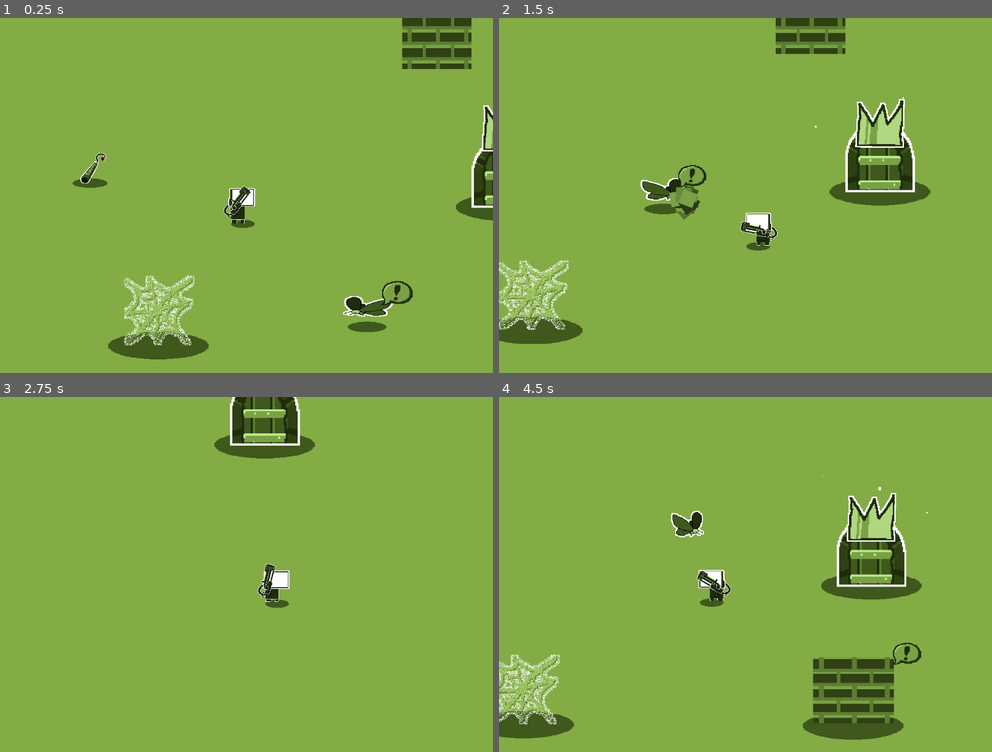
Above: before the commit, frames 1-4 (two rows, left to right).
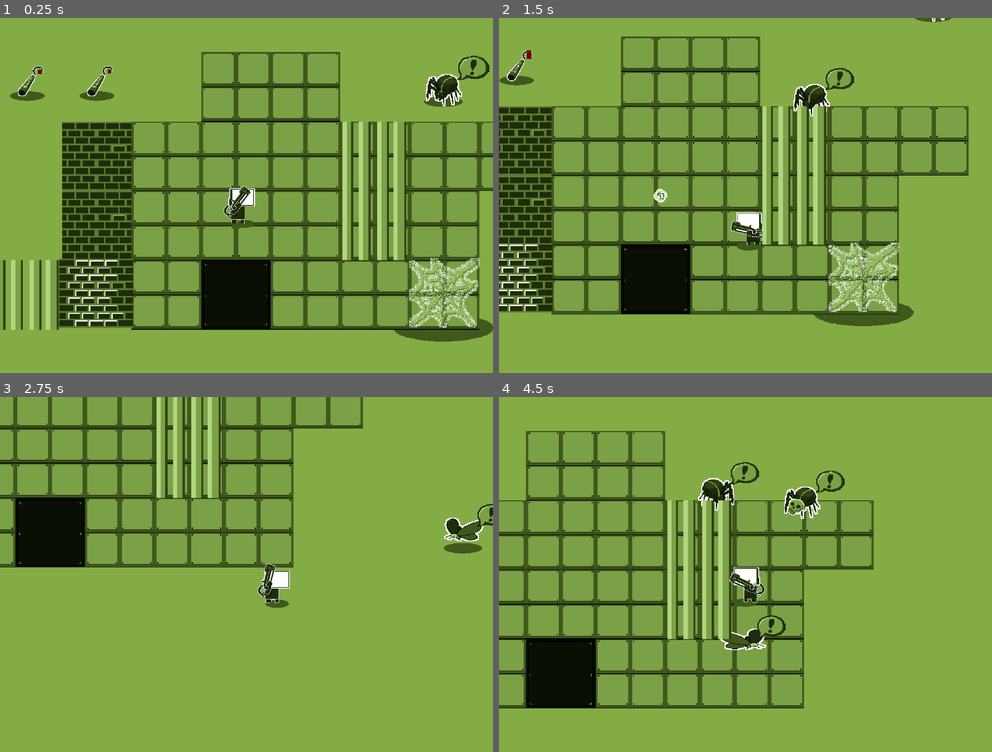
Above: after the commit, the same moments.

Repository: DeadM4nn/DeadmannGame
Game: Godot game, scene res://Levels/GameLevel/lvl_base.tscn
Two runs of this game, one before a commit and one after it. Both use one fixed random seed, a clock stepped at 60 frames per second and the inputs below.
Inputs (mouse positions are in pixels of both pictures, inside the frame that each line leads up to):
- Up to frame 1 (0.25 s): no input
- Up to frame 2 (1.5 s): move the mouse to (853, 177) at 0.52 s; hold Right (ui_right) 0.53-1.28 s; hold Space (Canon) 0.53-1.28 s; move the mouse to (646, 213) at 1.27 s; hold Down (ui_down) from 1.28 s (still down); click (646, 213) at 1.35 s
- Up to frame 3 (2.75 s): move the mouse to (295, 496) at 2.02 s; release Down (ui_down) at 2.03 s; hold Right (ui_right) from 2.03 s (still down); hold Right mouse button (shoot_r) from 2.03 s (still down)
- Up to frame 4 (4.5 s): move the mouse to (720, 645) at 2.77 s; release Right (ui_right) at 2.78 s; release Right mouse button (shoot_r) at 2.78 s; hold Up (ui_up) 2.78-3.53 s; tap Mouse wheel up (zoom_in) at 2.85 s; move the mouse to (893, 627) at 3.52 s; hold Mouse wheel down (zoom_out) 3.53-4.28 s; hold Left (ui_left) from 3.53 s (still down); move the mouse to (597, 521) at 4.27 s; tap Space (Canon) at 4.35 s

The runs differ from the first frame. In frame 1, 33% of the frame differs, in the area x 0-100%, y 0-97%; in frame 2, 31%; in frame 3, 13%; in frame 4, 25%.

Commit message:
Finished Mechanics

Diff:
--- a/Asset/TileSet/Map.tres
+++ b/Asset/TileSet/Map.tres
@@ -1,11 +1,18 @@
-[gd_resource type="TileSet" load_steps=8 format=3 uid="uid://cwao62jnlavpm"]
+[gd_resource type="TileSet" load_steps=18 format=3 uid="uid://cwao62jnlavpm"]
 
 [ext_resource type="PackedScene" uid="uid://yfvcmsf6ldym" path="res://Element/Swappable/base_swappable.tscn" id="1_8vx53"]
+[ext_resource type="PackedScene" uid="uid://73vyr3hsu40v" path="res://Element/MetalBar/MetalBar.tscn" id="2_2g228"]
 [ext_resource type="PackedScene" uid="uid://xkqti6cpj6wj" path="res://Swappables/Wall.tscn" id="2_dgyic"]
 [ext_resource type="PackedScene" uid="uid://cx8r7jdtji7j6" path="res://Swappables/Dynamite.tscn" id="3_i4u3g"]
 [ext_resource type="PackedScene" uid="uid://gsgvuv8gvn6j" path="res://Swappables/Goal.tscn" id="4_m4d0s"]
 [ext_resource type="PackedScene" uid="uid://dbn8awnq6jpem" path="res://Swappables/Cobweb.tscn" id="5_7ius7"]
 [ext_resource type="PackedScene" uid="uid://dk5hjfgivs2ri" path="res://Swappables/Bug.tscn" id="6_yogr6"]
+[ext_resource type="PackedScene" uid="uid://bwyyp4r3a5q4d" path="res://Swappables/Spider.tscn" id="7_foyv3"]
+[ext_resource type="PackedScene" uid="uid://dj7kblvp040rv" path="res://Swappables/Spider_Danger.tscn" id="8_4o87v"]
+[ext_resource type="PackedScene" uid="uid://c8l4xxrv4s8w2" path="res://Swappables/Bug_Danger.tscn" id="9_2u83a"]
+[ext_resource type="Texture2D" uid="uid://0it0lhg56xol" path="res://Asset/Tile/Default/metal_block.png" id="10_iibh4"]
+[ext_resource type="Texture2D" uid="uid://b88or3ta17n6r" path="res://Asset/Tile/Dungeon Tile/Wall.png" id="12_iroaf"]
+[ext_resource type="Texture2D" uid="uid://dhrdajr88d4cg" path="res://Asset/Tile/Dungeon Tile/VOID.png" id="13_wa8f2"]
 
 [sub_resource type="TileSetScenesCollectionSource" id="TileSetScenesCollectionSource_k8aur"]
 resource_name = "Swappables"
@@ -15,7 +22,47 @@
 scenes/4/scene = ExtResource("4_m4d0s")
 scenes/5/scene = ExtResource("5_7ius7")
 scenes/6/scene = ExtResource("6_yogr6")
+scenes/7/scene = ExtResource("7_foyv3")
+scenes/8/scene = ExtResource("8_4o87v")
+scenes/9/scene = ExtResource("9_2u83a")
+scenes/10/scene = ExtResource("2_2g228")
+
+[sub_resource type="TileSetAtlasSource" id="TileSetAtlasSource_yn8fb"]
+resource_name = "Floor"
+texture = ExtResource("10_iibh4")
+texture_region_size = Vector2i(256, 256)
+0:0/0 = 0
+0:0/0/physics_layer_0/linear_velocity = Vector2(0, 0)
+0:0/0/physics_layer_0/angular_velocity = 0.0
+0:0/0/physics_layer_1/linear_velocity = Vector2(0, 0)
+0:0/0/physics_layer_1/angular_velocity = 0.0
+
+[sub_resource type="TileSetAtlasSource" id="TileSetAtlasSource_biqmk"]
+texture = ExtResource("12_iroaf")
+texture_region_size = Vector2i(256, 256)
+0:0/0 = 0
+0:0/0/physics_layer_0/linear_velocity = Vector2(0, 0)
+0:0/0/physics_layer_0/angular_velocity = 0.0
+0:0/0/physics_layer_0/polygon_0/points = PackedVector2Array(-128, -128, 128, -128, 128, 128, -128, 128)
+0:0/0/physics_layer_1/linear_velocity = Vector2(0, 0)
+0:0/0/physics_layer_1/angular_velocity = 0.0
+
+[sub_resource type="TileSetAtlasSource" id="TileSetAtlasSource_vlaq2"]
+texture = ExtResource("13_wa8f2")
+texture_region_size = Vector2i(256, 256)
+0:0/0 = 0
+0:0/0/physics_layer_0/linear_velocity = Vector2(0, 0)
+0:0/0/physics_layer_0/angular_velocity = 0.0
+0:0/0/physics_layer_1/linear_velocity = Vector2(0, 0)
+0:0/0/physics_layer_1/angular_velocity = 0.0
+0:0/0/physics_layer_1/polygon_0/points = PackedVector2Array(-128, -128, 128, -128, 128, 128, -128, 128)
 
 [resource]
 tile_size = Vector2i(256, 256)
+physics_layer_0/collision_layer = 2
+physics_layer_1/collision_layer = 2097152
+physics_layer_1/collision_mask = 0
 sources/0 = SubResource("TileSetScenesCollectionSource_k8aur")
+sources/1 = SubResource("TileSetAtlasSource_yn8fb")
+sources/2 = SubResource("TileSetAtlasSource_biqmk")
+sources/6 = SubResource("TileSetAtlasSource_vlaq2")
--- a/Element/MetalBar/MetalBar.tscn
+++ b/Element/MetalBar/MetalBar.tscn
@@ -4,15 +4,19 @@
 [ext_resource type="Script" path="res://Class/MetalBar.tres.gd" id="1_sku8p"]
 
 [sub_resource type="RectangleShape2D" id="RectangleShape2D_407ia"]
-size = Vector2(60, 64)
+size = Vector2(238, 258)
 
-[node name="Node2D" type="StaticBody2D"]
+[node name="MetalBar" type="StaticBody2D"]
 collision_layer = 4194304
 collision_mask = 0
 script = ExtResource("1_sku8p")
 
 [node name="Sprite2D" type="Sprite2D" parent="."]
+z_index = 7
+z_as_relative = false
+scale = Vector2(4, 4)
 texture = ExtResource("1_lphea")
 
 [node name="CollisionShape2D" type="CollisionShape2D" parent="."]
+visible = false
 shape = SubResource("RectangleShape2D_407ia")
--- a/Element/Player/Gun/default.tscn
+++ b/Element/Player/Gun/default.tscn
@@ -20,7 +20,7 @@
 wait_time = 0.8
 autostart = true
 
-[node name="Audio" type="Node" parent="."]
+[node name="Audio" type="Node2D" parent="."]
 
 [node name="Shoot" type="AudioStreamPlayer2D" parent="Audio"]
 stream = ExtResource("3_w8oad")
--- a/Element/Player/player.tscn
+++ b/Element/Player/player.tscn
@@ -214,12 +214,14 @@
 radius = 63.3877
 
 [node name="Player" type="CharacterBody2D"]
-collision_mask = 2097154
+collision_mask = 6291458
 platform_on_leave = 2
 script = ExtResource("1_hsark")
 ZOOM_MAX = 2.0
 
 [node name="Sprite" type="Node2D" parent="."]
+z_index = 5
+z_as_relative = false
 position = Vector2(1, 0)
 
 [node name="Move" type="Node2D" parent="Sprite"]
@@ -227,11 +229,15 @@
 scale = Vector2(0.733876, 0.733876)
 
 [node name="Legs" type="Sprite2D" parent="Sprite/Move"]
+z_index = 5
+z_as_relative = false
 position = Vector2(-26.1181, 6.44414)
 scale = Vector2(1.72676, 1.72676)
 texture = ExtResource("2_ypuk2")
 
 [node name="UpperBody" type="Sprite2D" parent="Sprite"]
+z_index = 5
+z_as_relative = false
 position = Vector2(-16, -7)
 scale = Vector2(1.31234, 1.08739)
 texture = ExtResource("3_yovud")
@@ -269,7 +275,7 @@
 
 [node name="Shadow" type="Sprite2D" parent="Sprite"]
 modulate = Color(0.246094, 0.34375, 0.109375, 1)
-z_index = -99
+z_index = 4
 z_as_relative = false
 position = Vector2(2.47038, 42)
 scale = Vector2(1.39155, 0.486007)
@@ -281,6 +287,8 @@
 wait_time = 0.48
 
 [node name="Gun Pivot" type="Node2D" parent="."]
+z_index = 6
+z_as_relative = false
 position = Vector2(-33, -1)
 
 [node name="GunAndHand" type="Node2D" parent="Gun Pivot"]
@@ -330,7 +338,7 @@
 visible = false
 shape = SubResource("CircleShape2D_g2e47")
 
-[node name="Audio" type="Node" parent="."]
+[node name="Audio" type="Node2D" parent="."]
 
 [node name="Pickup" type="AudioStreamPlayer2D" parent="Audio"]
 stream = ExtResource("11_m0v06")
--- a/Element/Swappable/base_swappable.gd
+++ b/Element/Swappable/base_swappable.gd
@@ -89,11 +89,11 @@
 	if behaviour_value[BEHAVIOURS.IS_FLYING]:
 		$Wings.play("Flap_Wings")
 		# Make it uncollidable with walls
-		set_collision_mask_value(23, false)
+		set_collision_mask_value(22, false)
 	else:
 		$Wings.play("RESET")
 		# Make it collidable with walls
-		set_collision_mask_value(23, true)
+		set_collision_mask_value(22, true)
 
 	# If the Swappable is dangerous
 	if behaviour_value[BEHAVIOURS.IS_DANGEROUS]:
--- a/Element/Swappable/base_swappable.tscn
+++ b/Element/Swappable/base_swappable.tscn
@@ -156,7 +156,7 @@
 
 [node name="BaseSwappable" type="RigidBody2D"]
 collision_layer = 2147483648
-collision_mask = 2
+collision_mask = 4194306
 physics_material_override = SubResource("PhysicsMaterial_cu6ri")
 gravity_scale = 0.0
 lock_rotation = true
@@ -267,7 +267,7 @@
 "": SubResource("AnimationLibrary_03cyn")
 }
 
-[node name="Audio" type="Node" parent="."]
+[node name="Audio" type="Node2D" parent="."]
 
 [node name="Up" type="AudioStreamPlayer2D" parent="Audio"]
 position = Vector2(0, -137)
--- a/Levels/GameLevel/lvl_base.tscn
+++ b/Levels/GameLevel/lvl_base.tscn
@@ -6,9 +6,26 @@
 [node name="Node2D" type="Node2D"]
 
 [node name="Player" parent="." instance=ExtResource("1_bg75q")]
-position = Vector2(2992, -754)
+z_index = 10
+z_as_relative = false
+position = Vector2(1943, -688)
 
 [node name="TileMap" type="TileMap" parent="."]
 tile_set = ExtResource("2_73705")
 format = 2
-layer_0/tile_data = PackedInt32Array(-393202, 0, 131072, -262135, 0, 196608, -262129, 0, 262144, -131062, 0, 327680, -131059, 0, 393216)
+layer_0/name = "Void"
+layer_0/tile_data = PackedInt32Array(-393202, 0, 131072, -262129, 0, 262144, -131062, 0, 327680, -131059, 0, 393216, -327670, 0, 458752, -393205, 0, 524288, -524276, 0, 589824, -262135, 0, 655360, -262134, 1, 0, -196598, 1, 0, -196599, 0, 655360, -196600, 1, 0, -196601, 1, 0, -196602, 1, 0, -196603, 2, 0, -262139, 2, 0, -262138, 1, 0, -262137, 1, 0, -262136, 1, 0, -327679, 0, 196608, -327678, 0, 196608, -327677, 0, 196608, -327676, 0, 196608, -327675, 0, 196608, -131068, 0, 655360, -393201, 0, 131072, -393200, 0, 131072, -393199, 0, 131072, -262133, 1, 0, -131067, 0, 131072)
+layer_1/name = "Floor"
+layer_1/enabled = true
+layer_1/modulate = Color(1, 1, 1, 1)
+layer_1/y_sort_enabled = false
+layer_1/y_sort_origin = 0
+layer_1/z_index = 0
+layer_1/tile_data = PackedInt32Array(-131063, 1, 0, -131064, 1, 0, -196600, 1, 0, -196601, 1, 0, -196602, 1, 0, -262138, 1, 0, -262137, 1, 0, -327673, 1, 0, -327672, 1, 0, -262136, 1, 0, -262135, 1, 0, -262134, 1, 0, -196598, 1, 0, -196599, 1, 0, -131066, 1, 0, -131062, 1, 0, -196606, 6, 0)
+layer_2/name = ""
+layer_2/enabled = true
+layer_2/modulate = Color(1, 1, 1, 1)
+layer_2/y_sort_enabled = false
+layer_2/y_sort_origin = -5
+layer_2/z_index = -5
+layer_2/tile_data = PackedInt32Array(-131065, 6, 0)
--- a/Swappables/Bug.tscn
+++ b/Swappables/Bug.tscn
@@ -26,9 +26,8 @@
 offset = Vector2(0, -10.945)
 
 [node name="Skull" parent="BaseSwappable/Size/Flapping/Floating/Sprite" index="0"]
-visible = false
-position = Vector2(-16.0947, 16.9843)
-rotation = -0.683662
+position = Vector2(-12.7905, 5.57841)
+rotation = -0.000745595
 scale = Vector2(0.526559, 0.526559)
 
 [node name="Fuse" parent="BaseSwappable/Size/Flapping/Floating/Sprite" index="1"]
@@ -46,6 +45,7 @@
 scale = Vector2(2.25385, 0.612874)
 
 [node name="CollisionShape2D" parent="BaseSwappable" index="1"]
+visible = false
 position = Vector2(0, -10)
 scale = Vector2(0.786933, 0.786933)
 shape = SubResource("CircleShape2D_acs7j")
@@ -55,6 +55,7 @@
 position = Vector2(0, 0)
 
 [node name="CollisionShape2D" parent="BaseSwappable/EyeSight" index="0"]
+visible = false
 shape = SubResource("CircleShape2D_cn3oa")
 
 [node name="Point_to_player" parent="BaseSwappable" index="4"]
@@ -67,7 +68,6 @@
 position = Vector2(0, 0)
 
 [node name="Shape" parent="BaseSwappable/Touch" index="0"]
-visible = true
 position = Vector2(0, -14)
 shape = SubResource("CircleShape2D_eg1iv")
 
@@ -76,6 +76,7 @@
 position = Vector2(0, 0)
 
 [node name="Shape" parent="BaseSwappable/Wall" index="0"]
+visible = false
 position = Vector2(0, -16)
 shape = SubResource("CircleShape2D_ug73n")
 
--- /dev/null
+++ b/Swappables/Bug_Danger.tscn
@@ -0,0 +1,85 @@
+[gd_scene load_steps=7 format=3 uid="uid://c8l4xxrv4s8w2"]
+
+[ext_resource type="PackedScene" uid="uid://yfvcmsf6ldym" path="res://Element/Swappable/base_swappable.tscn" id="1_54h4o"]
+[ext_resource type="Texture2D" uid="uid://cpvn6q40o3byt" path="res://Asset/Swappables/Bug.png" id="2_hp6fk"]
+
+[sub_resource type="CircleShape2D" id="CircleShape2D_acs7j"]
+radius = 53.6283
+
+[sub_resource type="CircleShape2D" id="CircleShape2D_cn3oa"]
+radius = 865.486
+
+[sub_resource type="CircleShape2D" id="CircleShape2D_eg1iv"]
+radius = 68.1175
+
+[sub_resource type="CircleShape2D" id="CircleShape2D_ug73n"]
+radius = 57.7062
+
+[node name="Bug" type="Node2D"]
+
+[node name="BaseSwappable" parent="." instance=ExtResource("1_54h4o")]
+dangerous = true
+
+[node name="Sprite" parent="BaseSwappable/Size/Flapping/Floating" index="0"]
+position = Vector2(1.99998, 70)
+scale = Vector2(2.11097, 2.15075)
+texture = ExtResource("2_hp6fk")
+offset = Vector2(0, -10.945)
+
+[node name="Skull" parent="BaseSwappable/Size/Flapping/Floating/Sprite" index="0"]
+visible = false
+position = Vector2(-18.9496, 8.83379)
+rotation = -0.00637972
+scale = Vector2(0.526559, 0.526559)
+
+[node name="Fuse" parent="BaseSwappable/Size/Flapping/Floating/Sprite" index="1"]
+visible = false
+position = Vector2(-9.9527, 17.8784)
+scale = Vector2(0.869443, 0.869443)
+
+[node name="Crown" parent="BaseSwappable/Size/Flapping/Floating/Sprite" index="2"]
+visible = false
+position = Vector2(-11.7626, 6.52063)
+scale = Vector2(0.971663, 0.959773)
+
+[node name="Shadow" parent="BaseSwappable/Size" index="1"]
+position = Vector2(-1, 108)
+scale = Vector2(2.25385, 0.612874)
+
+[node name="CollisionShape2D" parent="BaseSwappable" index="1"]
+visible = false
+position = Vector2(0, -10)
+scale = Vector2(0.786933, 0.786933)
+shape = SubResource("CircleShape2D_acs7j")
+
+[node name="EyeSight" parent="BaseSwappable" index="3"]
+visible = true
+position = Vector2(0, 0)
+
+[node name="CollisionShape2D" parent="BaseSwappable/EyeSight" index="0"]
+visible = false
+shape = SubResource("CircleShape2D_cn3oa")
+
+[node name="Point_to_player" parent="BaseSwappable" index="4"]
+position = Vector2(0, 0)
+
+[node name="Chat" parent="BaseSwappable" index="5"]
+position = Vector2(51, -29)
+
+[node name="Touch" parent="BaseSwappable" index="10"]
+position = Vector2(0, 0)
+
+[node name="Shape" parent="BaseSwappable/Touch" index="0"]
+position = Vector2(0, -14)
+shape = SubResource("CircleShape2D_eg1iv")
+
+[node name="Wall" parent="BaseSwappable" index="11"]
+visible = true
+position = Vector2(0, 0)
+
+[node name="Shape" parent="BaseSwappable/Wall" index="0"]
+visible = false
+position = Vector2(0, -16)
+shape = SubResource("CircleShape2D_ug73n")
+
+[editable path="BaseSwappable"]
--- a/Swappables/Cobweb.tscn
+++ b/Swappables/Cobweb.tscn
@@ -44,6 +44,7 @@
 scale = Vector2(0.908347, 0.897231)
 
 [node name="CollisionShape2D" parent="BaseSwappable" index="1"]
+visible = false
 position = Vector2(0, 0)
 shape = SubResource("CircleShape2D_5s064")
 
@@ -52,6 +53,7 @@
 position = Vector2(0, 0)
 
 [node name="CollisionShape2D" parent="BaseSwappable/EyeSight" index="0"]
+visible = false
 scale = Vector2(0.935158, 0.935158)
 
 [node name="Chat" parent="BaseSwappable" index="5"]
@@ -67,7 +69,6 @@
 position = Vector2(0, 0)
 
 [node name="Shape" parent="BaseSwappable/Touch" index="0"]
-visible = true
 position = Vector2(0, 0)
 shape = SubResource("CircleShape2D_45jhv")
 
@@ -76,6 +77,7 @@
 position = Vector2(0, 0)
 
 [node name="Shape" parent="BaseSwappable/Wall" index="0"]
+visible = false
 position = Vector2(0, 0)
 shape = SubResource("CircleShape2D_7mxgq")
 
--- a/Swappables/Dynamite.tscn
+++ b/Swappables/Dynamite.tscn
@@ -50,6 +50,7 @@
 scale = Vector2(-2.02563, -0.550816)
 
 [node name="CollisionShape2D" parent="BaseSwappable" index="1"]
+visible = false
 position = Vector2(11, -7)
 shape = SubResource("CircleShape2D_0kars")
 
@@ -68,7 +69,6 @@
 position = Vector2(0, 0)
 
 [node name="Shape" parent="BaseSwappable/Touch" index="0"]
-visible = true
 position = Vector2(0, -21)
 shape = SubResource("CircleShape2D_267mk")
 
@@ -77,6 +77,7 @@
 position = Vector2(0, 0)
 
 [node name="Shape" parent="BaseSwappable/Wall" index="0"]
+visible = false
 position = Vector2(0, 6)
 shape = SubResource("CircleShape2D_tyf1c")
 
--- a/Swappables/Goal.tscn
+++ b/Swappables/Goal.tscn
@@ -40,6 +40,7 @@
 rotation = 0.0056625
 
 [node name="CollisionShape2D" parent="BaseSwappable" index="1"]
+visible = false
 position = Vector2(0, 0)
 shape = SubResource("CircleShape2D_6pevx")
 
@@ -48,6 +49,7 @@
 position = Vector2(0, 0)
 
 [node name="CollisionShape2D" parent="BaseSwappable/EyeSight" index="0"]
+visible = false
 shape = SubResource("CircleShape2D_1ulad")
 
 [node name="Chat" parent="BaseSwappable" index="5"]
@@ -57,7 +59,6 @@
 position = Vector2(0, 0)
 
 [node name="Shape" parent="BaseSwappable/Touch" index="0"]
-visible = true
 position = Vector2(0, 0)
 shape = SubResource("CircleShape2D_pt1uw")
 
@@ -66,6 +67,7 @@
 position = Vector2(0, 0)
 
 [node name="Shape" parent="BaseSwappable/Wall" index="0"]
+visible = false
 position = Vector2(0, 0)
 shape = SubResource("CircleShape2D_58vtq")
 
--- /dev/null
+++ b/Swappables/Spider.tscn
@@ -0,0 +1,82 @@
+[gd_scene load_steps=7 format=3 uid="uid://bwyyp4r3a5q4d"]
+
+[ext_resource type="PackedScene" uid="uid://yfvcmsf6ldym" path="res://Element/Swappable/base_swappable.tscn" id="1_mr4qa"]
+[ext_resource type="Texture2D" uid="uid://b2ughd3sxnehe" path="res://Asset/Swappables/spider.png" id="2_r6v44"]
+
+[sub_resource type="CircleShape2D" id="CircleShape2D_wvply"]
+radius = 53.6283
+
+[sub_resource type="CircleShape2D" id="CircleShape2D_dr46f"]
+radius = 865.486
+
+[sub_resource type="CircleShape2D" id="CircleShape2D_ebvtx"]
+radius = 68.1175
+
+[sub_resource type="CircleShape2D" id="CircleShape2D_2hgoe"]
+radius = 57.7062
+
+[node name="Bug" type="Node2D"]
+
+[node name="BaseSwappable" parent="." instance=ExtResource("1_mr4qa")]
+flying = false
+
+[node name="Sprite" parent="BaseSwappable/Size/Flapping/Floating" index="0"]
+position = Vector2(1.99998, 86)
+scale = Vector2(2.11097, 2.15075)
+texture = ExtResource("2_r6v44")
+offset = Vector2(0, -10.945)
+
+[node name="Skull" parent="BaseSwappable/Size/Flapping/Floating/Sprite" index="0"]
+position = Vector2(-11.8182, 0.456537)
+rotation = 0.0812699
+scale = Vector2(0.526559, 0.526559)
+
+[node name="Fuse" parent="BaseSwappable/Size/Flapping/Floating/Sprite" index="1"]
+position = Vector2(15.6326, -23.2477)
+scale = Vector2(0.869443, 0.869443)
+
+[node name="Crown" parent="BaseSwappable/Size/Flapping/Floating/Sprite" index="2"]
+position = Vector2(-5.67763, -9.7466)
+scale = Vector2(0.971663, 0.959773)
+
+[node name="Shadow" parent="BaseSwappable/Size" index="1"]
+position = Vector2(-1, 108)
+scale = Vector2(2.25385, 0.612874)
+
+[node name="CollisionShape2D" parent="BaseSwappable" index="1"]
+visible = false
+position = Vector2(0, -10)
+scale = Vector2(0.786933, 0.786933)
+shape = SubResource("CircleShape2D_wvply")
+
+[node name="EyeSight" parent="BaseSwappable" index="3"]
+visible = true
+position = Vector2(0, 0)
+
+[node name="CollisionShape2D" parent="BaseSwappable/EyeSight" index="0"]
+visible = false
+shape = SubResource("CircleShape2D_dr46f")
+
+[node name="Point_to_player" parent="BaseSwappable" index="4"]
+position = Vector2(0, 0)
+
+[node name="Chat" parent="BaseSwappable" index="5"]
+position = Vector2(51, -29)
+
+[node name="Touch" parent="BaseSwappable" index="10"]
+position = Vector2(0, 0)
+
+[node name="Shape" parent="BaseSwappable/Touch" index="0"]
+position = Vector2(0, -14)
+shape = SubResource("CircleShape2D_ebvtx")
+
+[node name="Wall" parent="BaseSwappable" index="11"]
+visible = true
+position = Vector2(0, 0)
+
+[node name="Shape" parent="BaseSwappable/Wall" index="0"]
+visible = false
+position = Vector2(0, -16)
+shape = SubResource("CircleShape2D_2hgoe")
+
+[editable path="BaseSwappable"]
--- /dev/null
+++ b/Swappables/Spider_Danger.tscn
@@ -0,0 +1,83 @@
+[gd_scene load_steps=7 format=3 uid="uid://dj7kblvp040rv"]
+
+[ext_resource type="PackedScene" uid="uid://yfvcmsf6ldym" path="res://Element/Swappable/base_swappable.tscn" id="1_5ip0i"]
+[ext_resource type="Texture2D" uid="uid://b2ughd3sxnehe" path="res://Asset/Swappables/spider.png" id="2_5w4ph"]
+
+[sub_resource type="CircleShape2D" id="CircleShape2D_wvply"]
+radius = 53.6283
+
+[sub_resource type="CircleShape2D" id="CircleShape2D_dr46f"]
+radius = 865.486
+
+[sub_resource type="CircleShape2D" id="CircleShape2D_ebvtx"]
+radius = 68.1175
+
+[sub_resource type="CircleShape2D" id="CircleShape2D_2hgoe"]
+radius = 57.7062
+
+[node name="Bug" type="Node2D"]
+
+[node name="BaseSwappable" parent="." instance=ExtResource("1_5ip0i")]
+flying = false
+dangerous = true
+
+[node name="Sprite" parent="BaseSwappable/Size/Flapping/Floating" index="0"]
+position = Vector2(1.99998, 86)
+scale = Vector2(2.11097, 2.15075)
+texture = ExtResource("2_5w4ph")
+offset = Vector2(0, -10.945)
+
+[node name="Skull" parent="BaseSwappable/Size/Flapping/Floating/Sprite" index="0"]
+position = Vector2(-11.3817, -0.000816345)
+rotation = 0.228334
+scale = Vector2(0.526559, 0.526559)
+
+[node name="Fuse" parent="BaseSwappable/Size/Flapping/Floating/Sprite" index="1"]
+position = Vector2(14.2115, -28.3622)
+scale = Vector2(0.869443, 0.869443)
+
+[node name="Crown" parent="BaseSwappable/Size/Flapping/Floating/Sprite" index="2"]
+position = Vector2(-6.99847, -10.7815)
+scale = Vector2(0.971663, 0.959773)
+
+[node name="Shadow" parent="BaseSwappable/Size" index="1"]
+position = Vector2(-1, 108)
+scale = Vector2(2.25385, 0.612874)
+
+[node name="CollisionShape2D" parent="BaseSwappable" index="1"]
+visible = false
+position = Vector2(0, -10)
+scale = Vector2(0.786933, 0.786933)
+shape = SubResource("CircleShape2D_wvply")
+
+[node name="EyeSight" parent="BaseSwappable" index="3"]
+visible = true
+position = Vector2(0, 0)
+
+[node name="CollisionShape2D" parent="BaseSwappable/EyeSight" index="0"]
+visible = false
+shape = SubResource("CircleShape2D_dr46f")
+
+[node name="Point_to_player" parent="BaseSwappable" index="4"]
+position = Vector2(0, 0)
+
+[node name="Chat" parent="BaseSwappable" index="5"]
+position = Vector2(51, -29)
+
+[node name="Touch" parent="BaseSwappable" index="10"]
+position = Vector2(0, 0)
+
+[node name="Shape" parent="BaseSwappable/Touch" index="0"]
+position = Vector2(0, -14)
+shape = SubResource("CircleShape2D_ebvtx")
+
+[node name="Wall" parent="BaseSwappable" index="11"]
+visible = true
+position = Vector2(0, 0)
+
+[node name="Shape" parent="BaseSwappable/Wall" index="0"]
+visible = false
+position = Vector2(0, -16)
+shape = SubResource("CircleShape2D_2hgoe")
+
+[editable path="BaseSwappable"]
--- a/Swappables/Wall.tscn
+++ b/Swappables/Wall.tscn
@@ -1,6 +1,7 @@
-[gd_scene load_steps=6 format=3 uid="uid://xkqti6cpj6wj"]
+[gd_scene load_steps=7 format=3 uid="uid://xkqti6cpj6wj"]
 
 [ext_resource type="PackedScene" uid="uid://yfvcmsf6ldym" path="res://Element/Swappable/base_swappable.tscn" id="1_w7i04"]
+[ext_resource type="Texture2D" uid="uid://c74ixgnnbfyxs" path="res://Asset/Tile/Dungeon Tile/Wall_enemy.png" id="2_qt0wa"]
 
 [sub_resource type="CapsuleShape2D" id="CapsuleShape2D_mb8cm"]
 radius = 164.0
@@ -22,14 +23,14 @@
 chasing = false
 wall = true
 
-[node name="Skull" parent="BaseSwappable/Size/Flapping/Floating/Sprite" index="0"]
-visible = false
+[node name="Sprite" parent="BaseSwappable/Size/Flapping/Floating" index="0"]
+scale = Vector2(1.963, 2)
+texture = ExtResource("2_qt0wa")
 
 [node name="Fuse" parent="BaseSwappable/Size/Flapping/Floating/Sprite" index="1"]
 visible = false
-
-[node name="CPUParticles2D" parent="BaseSwappable/Size/Flapping/Floating/Sprite/Fuse" index="0"]
-visible = false
+position = Vector2(43.8105, -41.5)
+scale = Vector2(1.5454, 1.5454)
 
 [node name="Crown" parent="BaseSwappable/Size/Flapping/Floating/Sprite" index="2"]
 visible = false
@@ -38,6 +39,7 @@
 visible = false
 
 [node name="CollisionShape2D" parent="BaseSwappable" index="1"]
+visible = false
 position = Vector2(-3, 1)
 scale = Vector2(1, 1)
 shape = SubResource("CapsuleShape2D_mb8cm")
@@ -47,6 +49,7 @@
 position = Vector2(0, 0)
 
 [node name="CollisionShape2D" parent="BaseSwappable/EyeSight" index="0"]
+visible = false
 shape = SubResource("CircleShape2D_tji0v")
 
 [node name="Chat" parent="BaseSwappable" index="5"]
@@ -56,7 +59,6 @@
 position = Vector2(0, 0)
 
 [node name="Shape" parent="BaseSwappable/Touch" index="0"]
-visible = true
 position = Vector2(0, 0)
 shape = SubResource("CircleShape2D_m8rke")
 
@@ -65,6 +67,7 @@
 position = Vector2(0, 0)
 
 [node name="Shape" parent="BaseSwappable/Wall" index="0"]
+visible = false
 position = Vector2(-1, 0)
 shape = SubResource("CircleShape2D_xd05r")
 
Binary file added: Asset/Swappables/spider.png
Not shown, added: Asset/Swappables/spider.png.import
Binary file added: Asset/Tile/Default/metal_block.png
Not shown, added: Asset/Tile/Default/metal_block.png.import
Binary file added: Asset/Tile/Default/wallship.png
Not shown, added: Asset/Tile/Default/wallship.png.import
Binary file added: Asset/Tile/Dungeon Tile/VOID.aseprite
Binary file added: Asset/Tile/Dungeon Tile/VOID.png
Not shown, added: Asset/Tile/Dungeon Tile/VOID.png.import
Binary file changed: Asset/Tile/Dungeon Tile/Wall.png
Binary file changed: Asset/Tile/Dungeon Tile/Wall2.png
Binary file added: Asset/Tile/Dungeon Tile/Wall_enemy.png
(and 2 more such lines)
